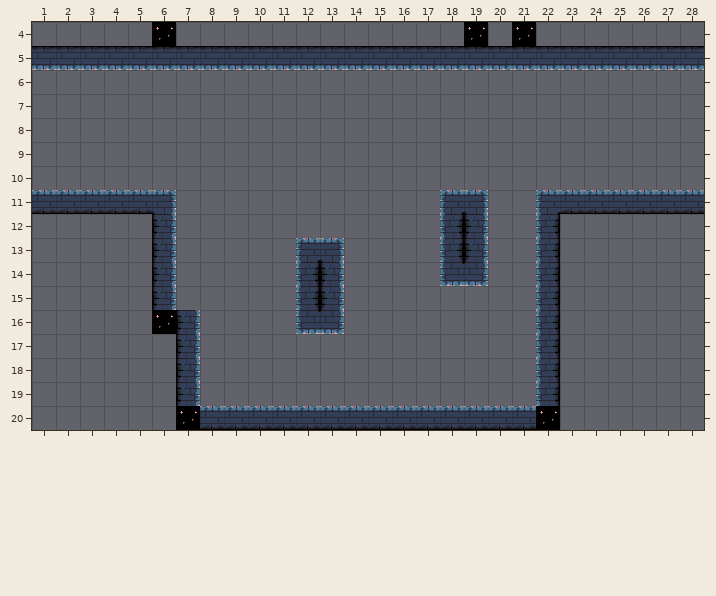
An edit to a level. Tiled map, Maps/tilemap.tmx. The first picture shows the starting point.
Cells are 32x32 px. Shown: x 1..28, y 4..20.
And afterwards:
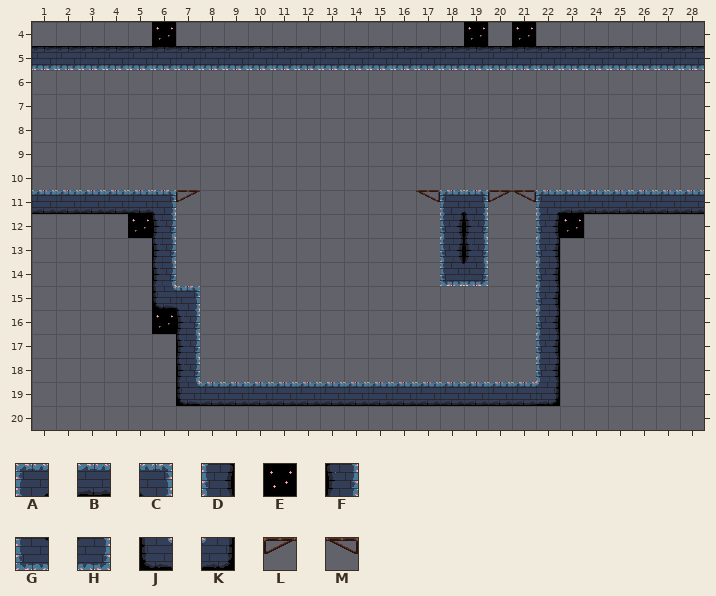
Key: from "Tilesheet1": A 0, B 1, C 2, D 3, E 4, F 5, G 6, H 8, J 11, K 12, L 25, M 27.
_ is an empty cell.
From old to new:
Layer "Tilelaag 1":
y 11: x 7 _ -> L; x 17 _ -> M; x 20..21 __ -> LM
y 12: x 5 _ -> E; x 23 _ -> E
y 13: x 12..13 AC -> __
y 14: x 12..13 DF -> __
y 15: x 6..7 F_ -> JC; x 12..13 DF -> __
y 16: x 12..13 GH -> __
y 19: x 7..22 F______________D -> JBBBBBBBBBBBBBBK
y 20: x 7..22 EBBBBBBBBBBBBBBE -> ________________
